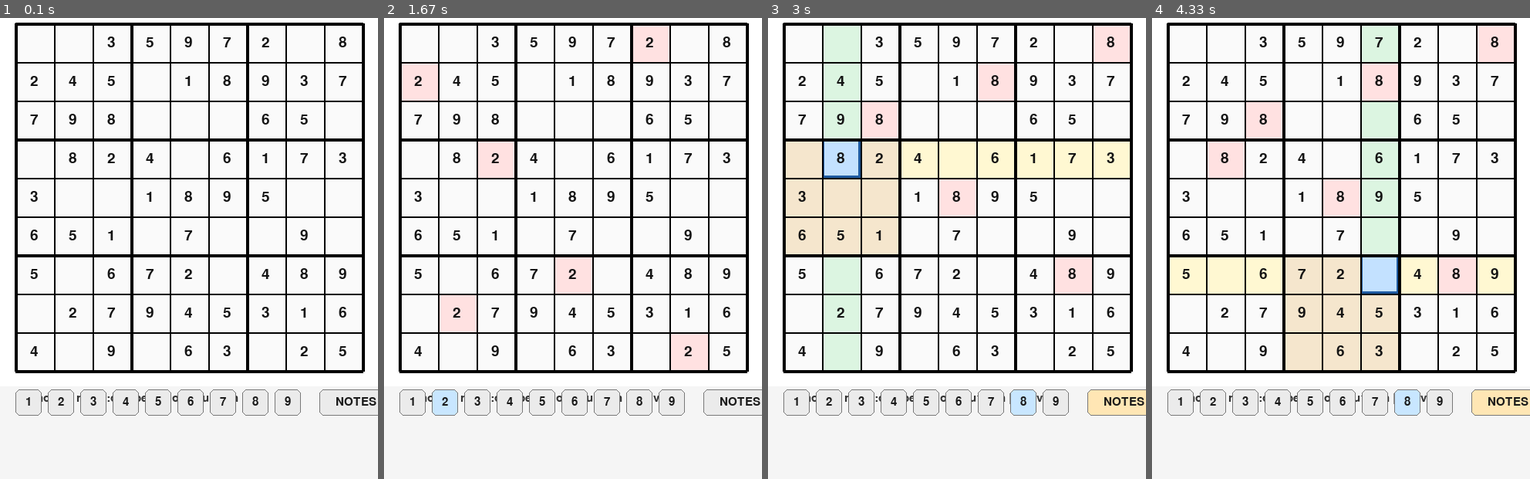
Above: before the commit, frames 1-4 (left to right).
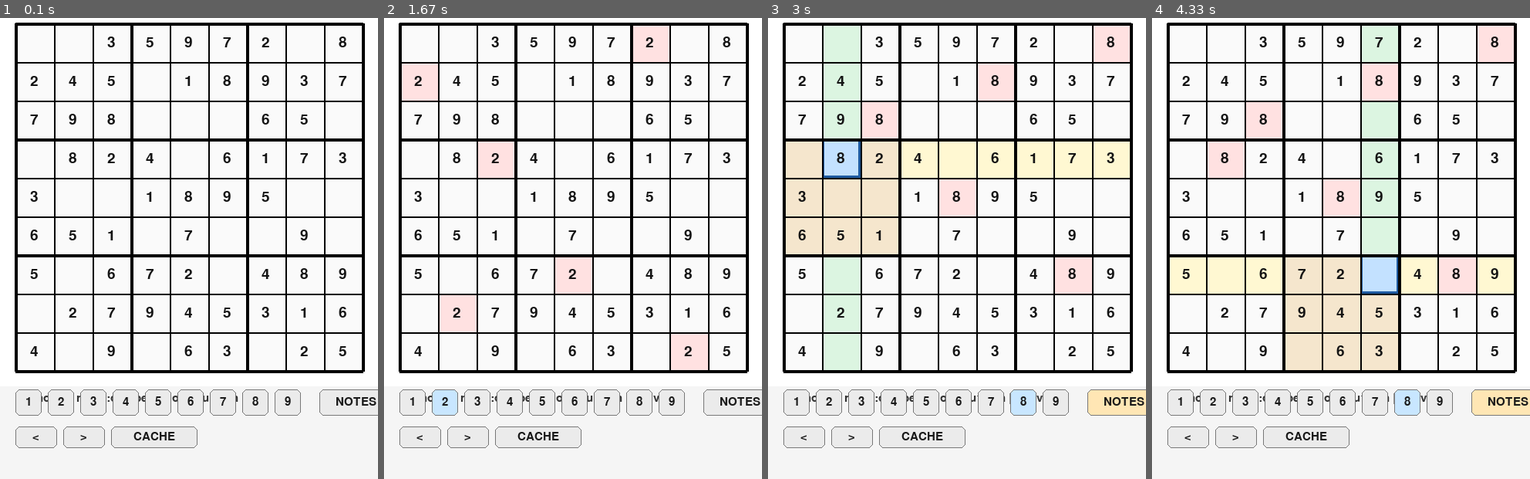
Above: after the commit, the same moments.

Repository: Isakbjer/sudoku
Game: pygame game, started from ui_pygame.py
Same seed, same stepped clock (60 frames per second), same inputs: the game is played once before the commit and once after it.
Inputs (mouse positions are in pixels of both pictures, inside the frame that each line leads up to):
- Up to frame 1 (0.1 s): no input
- Up to frame 2 (1.67 s): tap  at 0.33 s; tap Enter at 0.67 s; click (444, 400) at 1.05 s; click (538, 437) at 1.38 s
- Up to frame 3 (3 s): click (798, 400) at 1.72 s; tap R at 2 s; click (839, 174) at 2.38 s; click (1115, 400) at 2.72 s
- Up to frame 4 (4.33 s): click (1189, 437) at 3.05 s; tap I at 3.33 s; click (1386, 285) at 3.72 s; tap  at 4 s

The runs differ from the first frame. In frame 1, 0.3% of the frame differs, in the area x 4-53%, y 88-94%; in frame 2, 0.3%; in frame 3, 0.3%; in frame 4, 0.3%.

Commit message:
Add local puzzle browser

Diff:
--- a/puzzle_loader.py
+++ b/puzzle_loader.py
@@ -16,6 +16,7 @@
 
 
 DEFAULT_API_URL = "https://sudoku-api.vercel.app/api/dosuku"
+DEFAULT_CACHE_PATH = Path(__file__).resolve().parent / ".sudoku_cache" / "puzzles.json"
 
 
 @dataclass(frozen=True)
@@ -24,6 +25,23 @@
     difficulty: str = "unknown"
     solution: Optional[List[List[Optional[int]]]] = None
     source: str = DEFAULT_API_URL
+
+    def to_dict(self) -> dict:
+        return {
+            "grid": self.grid,
+            "difficulty": self.difficulty,
+            "solution": self.solution,
+            "source": self.source,
+        }
+
+
+def puzzle_from_dict(data: dict) -> Puzzle:
+    return Puzzle(
+        grid=_normalize_grid(data["grid"]),
+        difficulty=str(data.get("difficulty") or "unknown"),
+        solution=_normalize_grid(data["solution"]) if data.get("solution") is not None else None,
+        source=str(data.get("source") or DEFAULT_API_URL),
+    )
 
 
 def _normalize_cell(value) -> Optional[int]:
@@ -61,6 +79,44 @@
     except URLError as exc:
         raise RuntimeError(f"Unable to download puzzle: {exc}") from exc
     return parse_api_payload(payload)
+
+
+def load_cached_puzzles(cache_path: str | Path = DEFAULT_CACHE_PATH) -> List[Puzzle]:
+    cache_file = Path(cache_path)
+    if not cache_file.exists():
+        return []
+    with cache_file.open("r", encoding="utf-8") as handle:
+        payload = json.load(handle)
+    return [puzzle_from_dict(item) for item in payload]
+
+
+def save_cached_puzzles(puzzles: List[Puzzle], cache_path: str | Path = DEFAULT_CACHE_PATH) -> Path:
+    cache_file = Path(cache_path)
+    cache_file.parent.mkdir(parents=True, exist_ok=True)
+    with cache_file.open("w", encoding="utf-8") as handle:
+        json.dump([puzzle.to_dict() for puzzle in puzzles], handle, indent=2)
+    return cache_file
+
+
+def cache_downloaded_puzzle(difficulty: str = "easy", cache_path: str | Path = DEFAULT_CACHE_PATH,
+                            timeout: int = 10) -> Puzzle:
+    puzzle = download_puzzle(difficulty=difficulty, timeout=timeout)
+    puzzles = load_cached_puzzles(cache_path)
+    puzzles.append(puzzle)
+    save_cached_puzzles(puzzles, cache_path)
+    return puzzle
+
+
+def cache_downloaded_puzzles(difficulty: str = "easy", count: int = 1,
+                             cache_path: str | Path = DEFAULT_CACHE_PATH,
+                             timeout: int = 10) -> List[Puzzle]:
+    puzzles = load_cached_puzzles(cache_path)
+    downloaded: List[Puzzle] = []
+    for _ in range(count):
+        downloaded.append(download_puzzle(difficulty=difficulty, timeout=timeout))
+    puzzles.extend(downloaded)
+    save_cached_puzzles(puzzles, cache_path)
+    return downloaded
 
 
 def load_csv_puzzle_row(row: dict) -> Puzzle:
--- a/tests/test_puzzle_loader.py
+++ b/tests/test_puzzle_loader.py
@@ -1,6 +1,8 @@
 import io
 import json
 import unittest
+from pathlib import Path
+from tempfile import TemporaryDirectory
 from unittest.mock import patch
 
 import example_games
@@ -75,6 +77,36 @@
         self.assertTrue(board.undo())
         self.assertEqual(board.find_notes(0, 0), {1})
 
+    def test_cache_roundtrip(self):
+        with TemporaryDirectory() as tmpdir:
+            cache_path = Path(tmpdir) / "puzzles.json"
+            puzzles = [
+                puzzle_loader.Puzzle(grid=[[None, 1], [2, None]], difficulty="easy", source="one"),
+                puzzle_loader.Puzzle(grid=[[1, None], [None, 2]], difficulty="hard", source="two"),
+            ]
+            puzzle_loader.save_cached_puzzles(puzzles, cache_path)
+            loaded = puzzle_loader.load_cached_puzzles(cache_path)
+
+        self.assertEqual(len(loaded), 2)
+        self.assertEqual(loaded[0].difficulty, "easy")
+        self.assertEqual(loaded[1].source, "two")
+
+    def test_cache_downloaded_puzzles_appends_downloads(self):
+        with TemporaryDirectory() as tmpdir:
+            cache_path = Path(tmpdir) / "puzzles.json"
+            downloaded = [
+                puzzle_loader.Puzzle(grid=[[None, None], [None, None]], difficulty="easy", source="one"),
+                puzzle_loader.Puzzle(grid=[[1, None], [None, 2]], difficulty="medium", source="two"),
+            ]
+
+            with patch("puzzle_loader.download_puzzle", side_effect=downloaded):
+                result = puzzle_loader.cache_downloaded_puzzles("easy", count=2, cache_path=cache_path)
+
+            self.assertEqual([p.difficulty for p in result], ["easy", "medium"])
+            cached = puzzle_loader.load_cached_puzzles(cache_path)
+            self.assertEqual(len(cached), 2)
+            self.assertEqual(cached[0].source, "one")
+
 
 if __name__ == "__main__":
     unittest.main()
--- a/ui_pygame.py
+++ b/ui_pygame.py
@@ -74,6 +74,18 @@
     return pygame.Rect(MARGIN + 9 * (BUTTON_SIZE + BUTTON_GAP) + 124, MARGIN + CELL * 9 + 24, 96, BUTTON_SIZE)
 
 
+def _browse_prev_rect() -> pygame.Rect:
+    return pygame.Rect(MARGIN, MARGIN + CELL * 9 + 72, 54, 28)
+
+
+def _browse_next_rect() -> pygame.Rect:
+    return pygame.Rect(MARGIN + 62, MARGIN + CELL * 9 + 72, 54, 28)
+
+
+def _refresh_cache_rect() -> pygame.Rect:
+    return pygame.Rect(MARGIN + 124, MARGIN + CELL * 9 + 72, 112, 28)
+
+
 def _move_selection(selected: Tuple[int, int] | None, row_delta: int, column_delta: int, size: int) -> Tuple[int, int]:
     if selected is None:
         return (0, 0)
@@ -90,6 +102,8 @@
     flash_cells: set | None = None,
     show_notes: bool = False,
     note_mode: bool = False,
+    browser_index: Optional[int] = None,
+    browser_total: Optional[int] = None,
 ) -> pygame.Surface:
     """Render the board to a Surface and return it. Headless-friendly."""
     _init_pygame()
@@ -178,6 +192,8 @@
     status = f"{difficulty} | notes:{'on' if show_notes else 'off'} | pencil:{'on' if note_mode else 'off'} | auto:{'on' if autonote else 'off'}"
     if active_number is not None:
         status += f" | active:{active_number}"
+    if browser_index is not None and browser_total:
+        status += f" | puzzle:{browser_index + 1}/{browser_total}"
     panel_txt = panel_font.render(status, True, (50, 50, 50))
     surface.blit(panel_txt, (MARGIN, panel_top + 8))
 
@@ -199,6 +215,15 @@
     pygame.draw.rect(surface, (120, 120, 120), clear_rect, 1, border_radius=6)
     clear_txt = panel_font.render("CLEAR", True, (25, 25, 25))
     surface.blit(clear_txt, (clear_rect.x + (clear_rect.width - clear_txt.get_width()) // 2, clear_rect.y + (clear_rect.height - clear_txt.get_height()) // 2))
+
+    prev_rect = _browse_prev_rect()
+    next_rect = _browse_next_rect()
+    refresh_rect = _refresh_cache_rect()
+    for rect, label in ((prev_rect, "<"), (next_rect, ">"), (refresh_rect, "CACHE")):
+        pygame.draw.rect(surface, COLOR_BUTTON, rect, border_radius=6)
+        pygame.draw.rect(surface, (120, 120, 120), rect, 1, border_radius=6)
+        txt = panel_font.render(label, True, (25, 25, 25))
+        surface.blit(txt, (rect.x + (rect.width - txt.get_width()) // 2, rect.y + (rect.height - txt.get_height()) // 2))
 
     return surface
 
@@ -216,6 +241,8 @@
     note_mode = False
     flash_cells = set()
     flash_end = 0
+    puzzle_cache = puzzle_loader.load_cached_puzzles()
+    puzzle_index = 0
 
     def current_grid():
         return _grid(board)
@@ -248,6 +275,41 @@
         flash_end = 0
         update_caption()
 
+    def load_puzzle(puzzle):
+        nonlocal selected, active_number, flash_cells, flash_end
+        if hasattr(board, "load_grid"):
+            board.load_grid(puzzle.grid, difficulty=puzzle.difficulty, source=puzzle.source, solution=puzzle.solution)
+        selected = None
+        active_number = None
+        flash_cells = set()
+        flash_end = 0
+        update_caption()
+
+    def load_cached_puzzle(offset: int) -> None:
+        nonlocal puzzle_index, puzzle_cache
+        if not puzzle_cache:
+            print("No cached puzzles yet. Press CACHE to download some first.")
+            return
+        puzzle_index = (puzzle_index + offset) % len(puzzle_cache)
+        load_puzzle(puzzle_cache[puzzle_index])
+
+    def refresh_cache() -> None:
+        nonlocal puzzle_cache, puzzle_index
+        try:
+            puzzle_loader.cache_downloaded_puzzles("easy", count=1)
+            puzzle_loader.cache_downloaded_puzzles("medium", count=1)
+            puzzle_loader.cache_downloaded_puzzles("hard", count=1)
+        except Exception as exc:
+            print(f"Failed to refresh cache: {exc}")
+            return
+        puzzle_cache = puzzle_loader.load_cached_puzzles()
+        puzzle_index = 0 if puzzle_cache else -1
+        if puzzle_cache:
+            load_puzzle(puzzle_cache[0])
+
+    if puzzle_cache:
+        load_puzzle(puzzle_cache[0])
+
     def place_number(row: int, column: int, number: int):
         if hasattr(board, "try_move"):
             return board.try_move(row, column, number)
@@ -300,7 +362,13 @@
                         update_caption()
                         break
                 else:
-                    if _note_button_rect().collidepoint(ev.pos):
+                    if _browse_prev_rect().collidepoint(ev.pos):
+                        load_cached_puzzle(-1)
+                    elif _browse_next_rect().collidepoint(ev.pos):
+                        load_cached_puzzle(1)
+                    elif _refresh_cache_rect().collidepoint(ev.pos):
+                        refresh_cache()
+                    elif _note_button_rect().collidepoint(ev.pos):
                         note_mode = not note_mode
                         update_caption()
                     elif _clear_button_rect().collidepoint(ev.pos):
@@ -357,6 +425,12 @@
                     load_difficulty("medium")
                 elif ev.key == pygame.K_h:
                     load_difficulty("hard")
+                elif ev.key in (pygame.K_LEFTBRACKET, pygame.K_PAGEUP):
+                    load_cached_puzzle(-1)
+                elif ev.key in (pygame.K_RIGHTBRACKET, pygame.K_PAGEDOWN):
+                    load_cached_puzzle(1)
+                elif ev.key == pygame.K_r:
+                    refresh_cache()
 
         if flash_end and pygame.time.get_ticks() > flash_end:
             flash_cells = set()
@@ -370,6 +444,8 @@
             flash_cells=flash_cells,
             show_notes=show_notes,
             note_mode=note_mode,
+            browser_index=puzzle_index if puzzle_cache else None,
+            browser_total=len(puzzle_cache) if puzzle_cache else None,
         )
         screen.blit(surface, (0, 0))
         pygame.display.flip()
